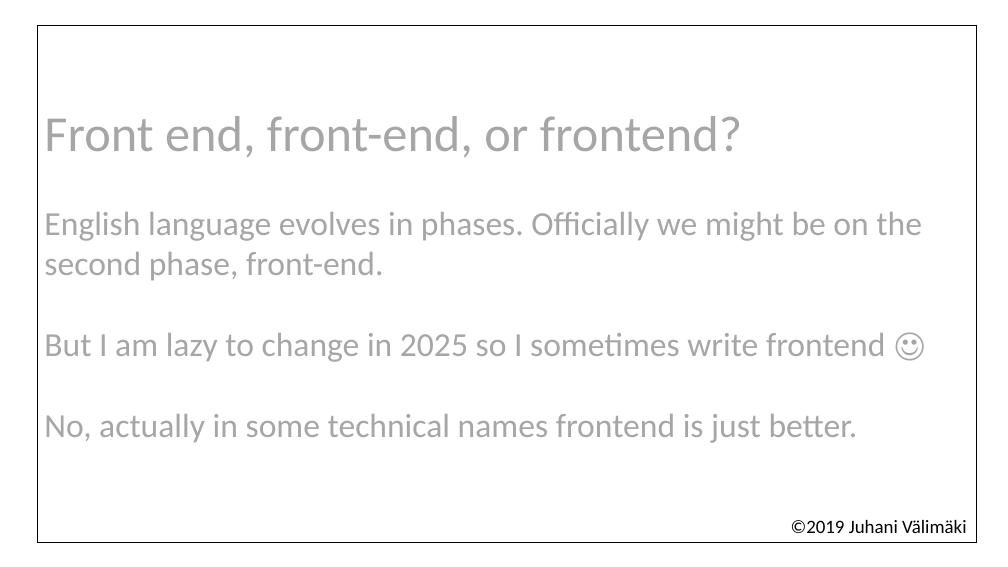
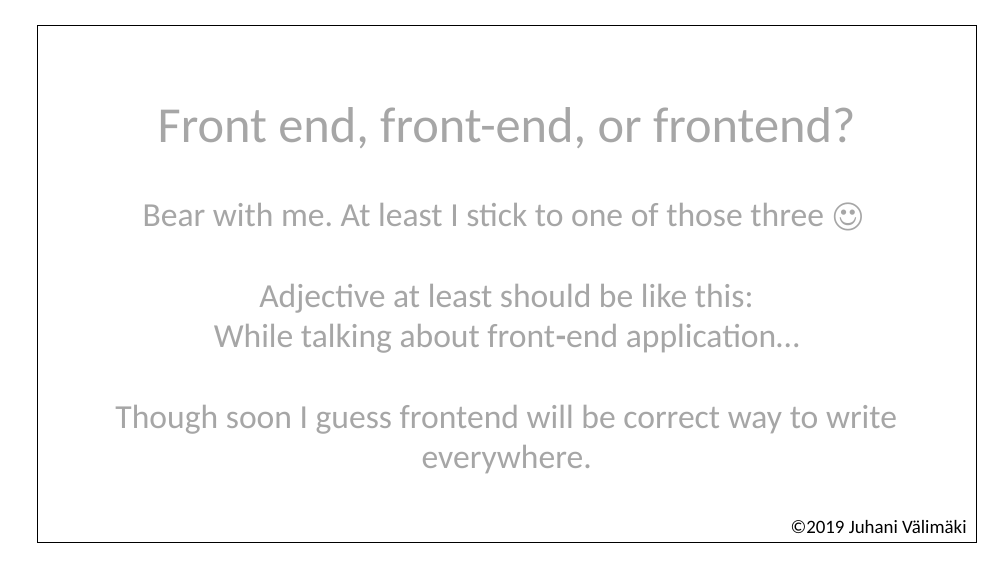
Before and after one commit to valju/docs_backend_design, a slide deck: slide 7 of WhatToDoInFrontBackAndDB_usability_performance_security/What to check where in full-stack.pptx. Drawn at 1008x567 pixels with LibreOffice and Linux fonts; fonts in the diff are those of the drawing. Boxes give left, top, right and bottom in pixels: in the first picture for what was removed or moved away, otherwise in the second. Text is boxed around its words. In the diff, an @@ line names an element or a change of style, - is before the commit and + after.

```diff
--- a/WhatToDoInFrontBackAndDB_usability_performance_security/What to check where in full-stack.pptx
+++ b/WhatToDoInFrontBackAndDB_usability_performance_security/What to check where in full-stack.pptx
@@ text in rectangle at (158, 107, 855, 148): alignment left to centre @@
@@ text in rectangle at (115, 203, 897, 473): text changed @@
-English language evolves in phases. Officially we might be on the second phase, front-end.
-But I am lazy to change in 2025 so I sometimes write frontend ☺
-No, actually in some technical names frontend is just better.
+Bear with me. At least I stick to one of those three ☺
+Adjective at least should be like this:
+While talking about front-end application…
+Though soon I guess frontend will be correct way to write everywhere.
```
Also in this commit, not shown: 3 other slides changed, 3 other files.
